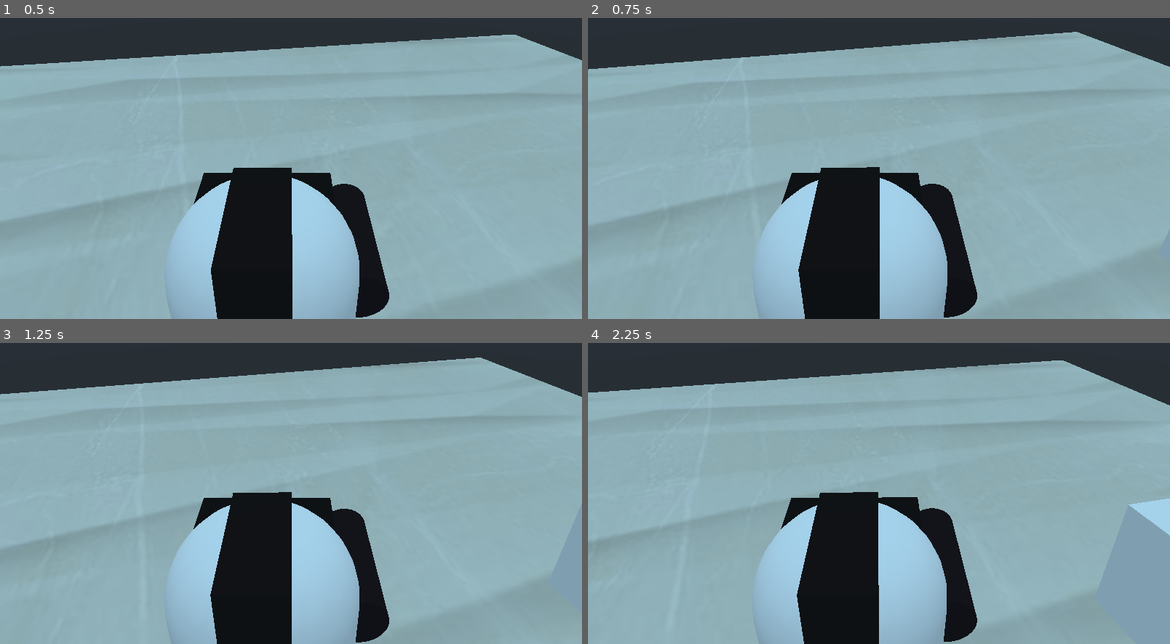
Above: before the commit, frames 1-4 (two rows, left to right).
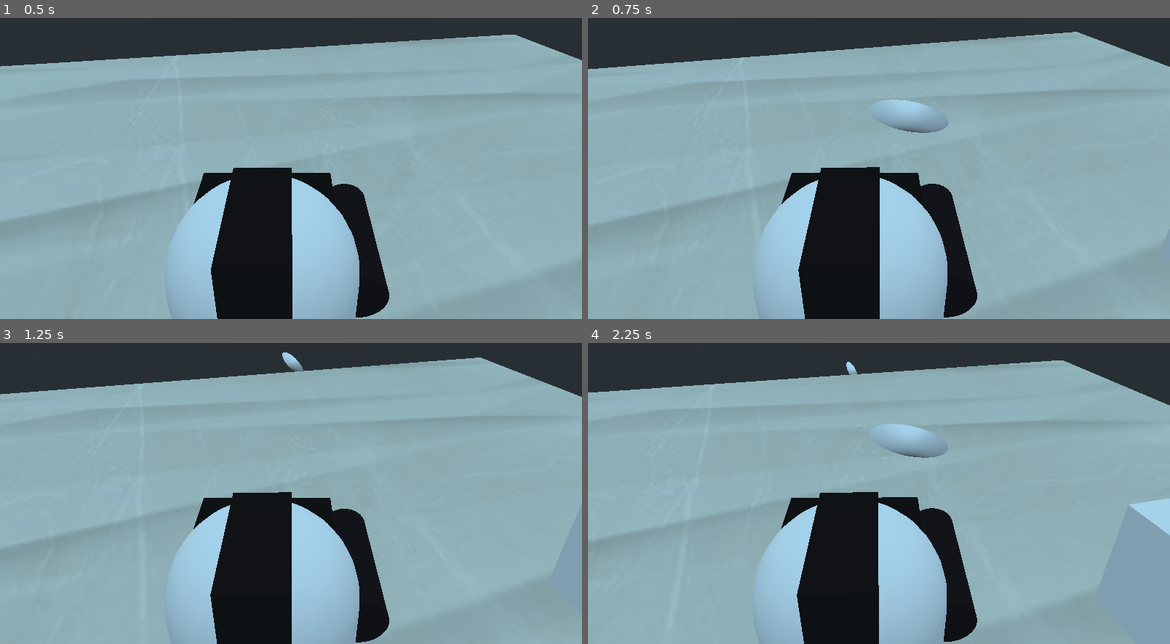
Above: after the commit, the same moments.

Repository: MrPeanutbutter434/Laser-Game-FPS
Game: Godot game, scene res://Scenes/Landing.tscn
Same seed, same stepped clock (60 frames per second), same inputs: the game is played once before the commit and once after it.
Inputs (mouse positions are in pixels of both pictures, inside the frame that each line leads up to):
- Up to frame 1 (0.5 s): no input
- Up to frame 2 (0.75 s): tap Enter at 0.5 s; move the mouse to (908, 147) at 0.52 s; hold Up (move_forward) from 0.53 s (still down); tap Space (shoot) at 0.6 s
- Up to frame 3 (1.25 s): keep holding Up (move_forward)
- Up to frame 4 (2.25 s): keep holding Up (move_forward); move the mouse to (849, 475) at 1.27 s; tap Space (shoot) at 1.35, 2.1 s; move the mouse to (890, 466) at 2.02 s

Frame 1 is identical in both runs. In frame 2, 0.6% of the frame differs, in the area x 48-62%, y 27-39%; in frame 3, 0.1%; in frame 4, 0.7%, in the area x 44-62%, y 6-39%.
Error before the commit: Invalid get index 'global_transform' (on base: 'null instance'). (res://Scenes/Scripts/Player.gd:49)

Commit message:
Fix bullet path (#5)
* Tweak bullet vars

* Fixed firing of projectiles

* Free bullet on collision

Diff:
--- a/Scenes/Players/Bullet.tscn
+++ b/Scenes/Players/Bullet.tscn
@@ -13,6 +13,8 @@
 __meta__ = {
 "_edit_group_": true
 }
+muzzle_velocity = 40
+g = Vector3( 0, -15, 0 )
 
 [node name="MeshInstance" type="MeshInstance" parent="."]
 transform = Transform( -1.62921e-07, 0, -1, 0, 1, 0, 1, 0, -1.62921e-07, 0, 0, 0 )
--- a/Scenes/Scripts/Bullet.gd
+++ b/Scenes/Scripts/Bullet.gd
@@ -3,22 +3,18 @@
 signal exploded
 
 export var muzzle_velocity = 25
-export var g = Vector3.DOWN*20
+export var g = Vector3.DOWN*10
 
 
-var velocity = Vector3.ZERO
-
-# Called when the node enters the scene tree for the first time.
-func _ready():
-	pass # Replace with function body.
+export var velocity = Vector3.ZERO
 
 
 func _physics_process(delta):
 	velocity += delta*g
-	look_at(transform.origin + velocity.normalized(), Vector3.UP)
+	look_at(transform.origin + velocity.normalized(), Vector3.FORWARD)
 	transform.origin += velocity*delta
 
 
 func _on_Bullet_body_entered(body):
-	print(body)
 	emit_signal("exploded", transform.origin)
+	queue_free()
--- a/Scenes/Scripts/Player.gd
+++ b/Scenes/Scripts/Player.gd
@@ -45,9 +45,10 @@
 func shoot():
 	if Input.is_action_just_pressed("shoot"):
 		var bullet = Bullet.instance()
-		owner.add_child(bullet)
-		bullet.transform = $Hand.global_transform
-		bullet.velocity = -bullet.transform.basis.z*bullet.muzzle_velocity
+		add_child(bullet)
+		bullet.set_as_toplevel(true)
+		bullet.transform = $RotationHelper/Hand.global_transform
+		bullet.velocity = -bullet.transform.basis.y*bullet.muzzle_velocity
 
 
 func _input(event):
